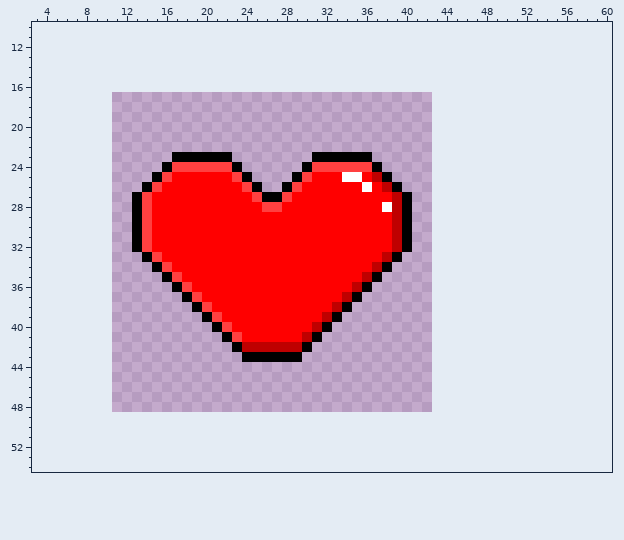
One commit to this pixel-art sprite: Space_Laser_Sharks_in_space/data/heart_full.png. Above: the version before the commit.
The file is 32x32 pixels. Shown: x 3..60, y 10..54. The old version is drawn lined up with the new one, on the new canvas.
Once edited:
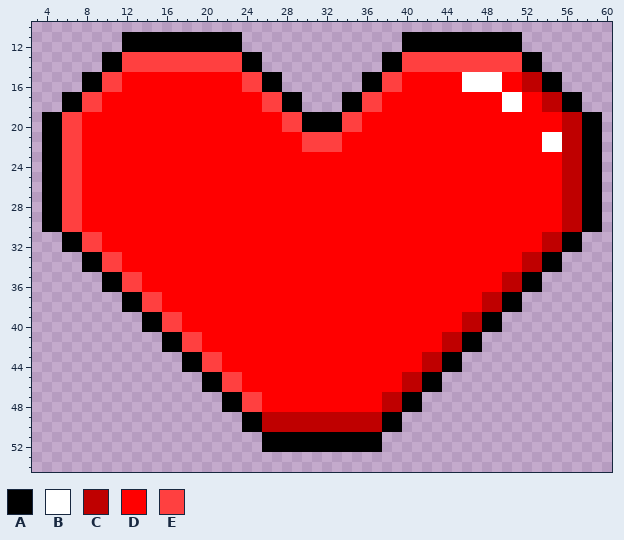
Palette (. is transparent): A #000000  B #ffffff  C #bf0000  D #ff0000  E #ff4040
Difference:
canvas 32x32 -> 64x64, the old top-left corner now at 11,17
@@ x 3..60 @@
 10 ..........................................................
-11 ..........................................................
-12 ..........................................................
-13 ..........................................................
-14 ..........................................................
-15 ..........................................................
-16 ..........................................................
-17 ..........................................................
-18 ..........................................................
-19 ..........................................................
-20 ..........................................................
-21 ..........................................................
-22 ..........................................................
-23 ..............AAAAAA........AAAAAA........................
-24 .............AEEEEEEA......AEEEEEEA.......................
-25 ............AEDDDDDDEA....AEDDDBBDCA......................
-26 ...........AEDDDDDDDDEA..AEDDDDDDBDCA.....................
-27 ..........AEDDDDDDDDDDEAAEDDDDDDDDDDCA....................
-28 ..........AEDDDDDDDDDDDEEDDDDDDDDDDBCA....................
-29 ..........AEDDDDDDDDDDDDDDDDDDDDDDDDCA....................
-30 ..........AEDDDDDDDDDDDDDDDDDDDDDDDDCA....................
-31 ..........AEDDDDDDDDDDDDDDDDDDDDDDDDCA....................
-32 ..........AEDDDDDDDDDDDDDDDDDDDDDDDDCA....................
-33 ...........AEDDDDDDDDDDDDDDDDDDDDDDCA.....................
-34 ............AEDDDDDDDDDDDDDDDDDDDDCA......................
-35 .............AEDDDDDDDDDDDDDDDDDDCA.......................
-36 ..............AEDDDDDDDDDDDDDDDDCA........................
-37 ...............AEDDDDDDDDDDDDDDCA.........................
-38 ................AEDDDDDDDDDDDDCA..........................
-39 .................AEDDDDDDDDDDCA...........................
-40 ..................AEDDDDDDDDCA............................
-41 ...................AEDDDDDDCA.............................
-42 ....................ACCCCCCA..............................
-43 .....................AAAAAA...............................
-44 ..........................................................
-45 ..........................................................
-46 ..........................................................
-47 ..........................................................
-48 ..........................................................
-49 ..........................................................
-50 ..........................................................
-51 ..........................................................
-52 ..........................................................
+11 .........AAAAAAAAAAAA................AAAAAAAAAAAA.........
+12 .........AAAAAAAAAAAA................AAAAAAAAAAAA.........
+13 .......AAEEEEEEEEEEEEAA............AAEEEEEEEEEEEEAA.......
+14 .......AAEEEEEEEEEEEEAA............AAEEEEEEEEEEEEAA.......
+15 .....AAEEDDDDDDDDDDDDEEAA........AAEEDDDDDDBBBBDDCCAA.....
+16 .....AAEEDDDDDDDDDDDDEEAA........AAEEDDDDDDBBBBDDCCAA.....
+17 ...AAEEDDDDDDDDDDDDDDDDEEAA....AAEEDDDDDDDDDDDDBBDDCCAA...
+18 ...AAEEDDDDDDDDDDDDDDDDEEAA....AAEEDDDDDDDDDDDDBBDDCCAA...
+19 .AAEEDDDDDDDDDDDDDDDDDDDDEEAAAAEEDDDDDDDDDDDDDDDDDDDDCCAA.
+20 .AAEEDDDDDDDDDDDDDDDDDDDDEEAAAAEEDDDDDDDDDDDDDDDDDDDDCCAA.
+21 .AAEEDDDDDDDDDDDDDDDDDDDDDDEEEEDDDDDDDDDDDDDDDDDDDDBBCCAA.
+22 .AAEEDDDDDDDDDDDDDDDDDDDDDDEEEEDDDDDDDDDDDDDDDDDDDDBBCCAA.
+23 .AAEEDDDDDDDDDDDDDDDDDDDDDDDDDDDDDDDDDDDDDDDDDDDDDDDDCCAA.
+24 .AAEEDDDDDDDDDDDDDDDDDDDDDDDDDDDDDDDDDDDDDDDDDDDDDDDDCCAA.
+25 .AAEEDDDDDDDDDDDDDDDDDDDDDDDDDDDDDDDDDDDDDDDDDDDDDDDDCCAA.
+26 .AAEEDDDDDDDDDDDDDDDDDDDDDDDDDDDDDDDDDDDDDDDDDDDDDDDDCCAA.
+27 .AAEEDDDDDDDDDDDDDDDDDDDDDDDDDDDDDDDDDDDDDDDDDDDDDDDDCCAA.
+28 .AAEEDDDDDDDDDDDDDDDDDDDDDDDDDDDDDDDDDDDDDDDDDDDDDDDDCCAA.
+29 .AAEEDDDDDDDDDDDDDDDDDDDDDDDDDDDDDDDDDDDDDDDDDDDDDDDDCCAA.
+30 .AAEEDDDDDDDDDDDDDDDDDDDDDDDDDDDDDDDDDDDDDDDDDDDDDDDDCCAA.
+31 ...AAEEDDDDDDDDDDDDDDDDDDDDDDDDDDDDDDDDDDDDDDDDDDDDCCAA...
+32 ...AAEEDDDDDDDDDDDDDDDDDDDDDDDDDDDDDDDDDDDDDDDDDDDDCCAA...
+33 .....AAEEDDDDDDDDDDDDDDDDDDDDDDDDDDDDDDDDDDDDDDDDCCAA.....
+34 .....AAEEDDDDDDDDDDDDDDDDDDDDDDDDDDDDDDDDDDDDDDDDCCAA.....
+35 .......AAEEDDDDDDDDDDDDDDDDDDDDDDDDDDDDDDDDDDDDCCAA.......
+36 .......AAEEDDDDDDDDDDDDDDDDDDDDDDDDDDDDDDDDDDDDCCAA.......
+37 .........AAEEDDDDDDDDDDDDDDDDDDDDDDDDDDDDDDDDCCAA.........
+38 .........AAEEDDDDDDDDDDDDDDDDDDDDDDDDDDDDDDDDCCAA.........
+39 ...........AAEEDDDDDDDDDDDDDDDDDDDDDDDDDDDDCCAA...........
+40 ...........AAEEDDDDDDDDDDDDDDDDDDDDDDDDDDDDCCAA...........
+41 .............AAEEDDDDDDDDDDDDDDDDDDDDDDDDCCAA.............
+42 .............AAEEDDDDDDDDDDDDDDDDDDDDDDDDCCAA.............
+43 ...............AAEEDDDDDDDDDDDDDDDDDDDDCCAA...............
+44 ...............AAEEDDDDDDDDDDDDDDDDDDDDCCAA...............
+45 .................AAEEDDDDDDDDDDDDDDDDCCAA.................
+46 .................AAEEDDDDDDDDDDDDDDDDCCAA.................
+47 ...................AAEEDDDDDDDDDDDDCCAA...................
+48 ...................AAEEDDDDDDDDDDDDCCAA...................
+49 .....................AACCCCCCCCCCCCAA.....................
+50 .....................AACCCCCCCCCCCCAA.....................
+51 .......................AAAAAAAAAAAA.......................
+52 .......................AAAAAAAAAAAA.......................
 53 ..........................................................
